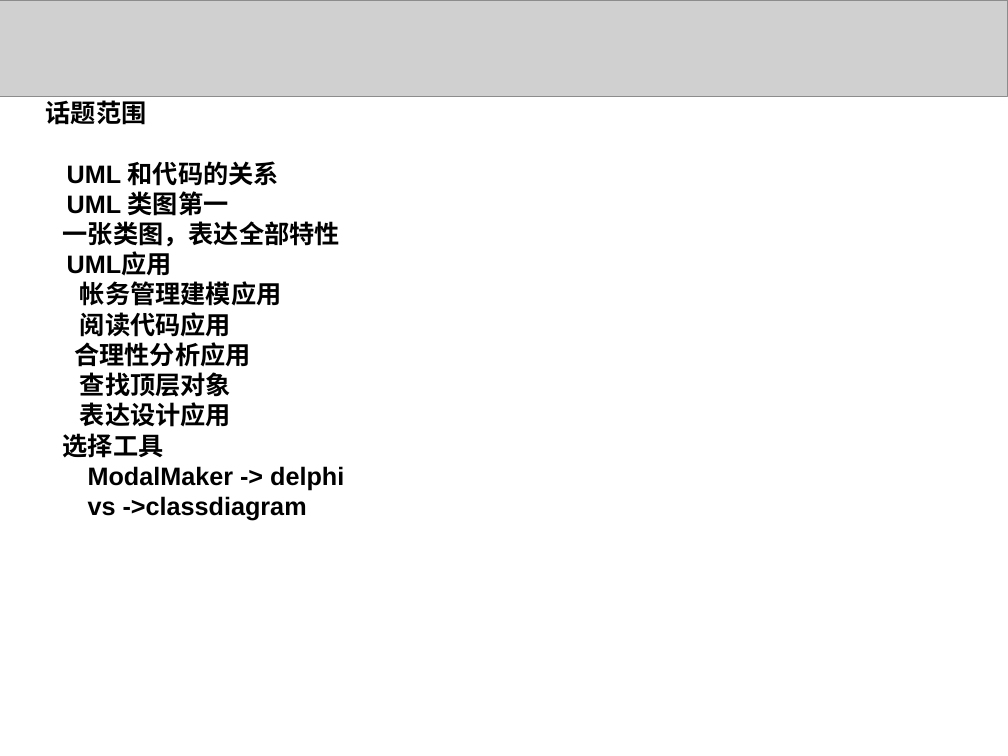
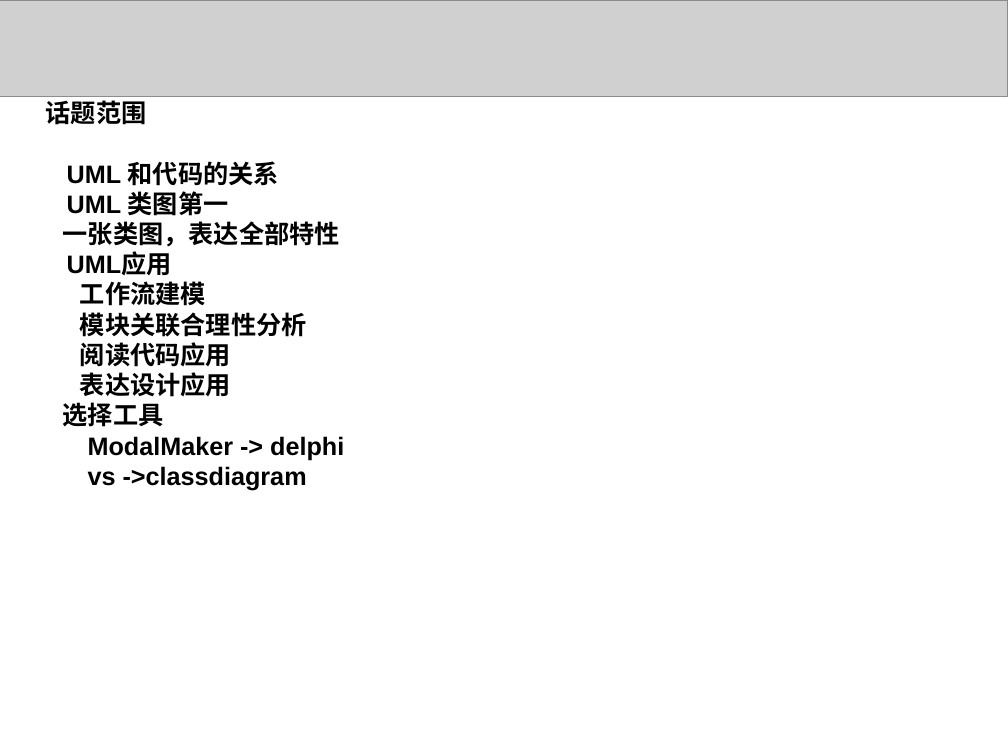
Before and after one commit to 1000copy/delpy, a slide deck: slide 2 of docs/1021project/UML理论和实践.ppt. Drawn at 1008x756 pixels with LibreOffice and Linux fonts; fonts in the diff are those of the drawing; grey boxes stand for pictures; background and template pictures are left out. Boxes give left, top, right and bottom in pixels: in the first picture for what was removed or moved away, otherwise in the second. Text is boxed around its words. In the diff, an @@ line names an element or a change of style, - is before the commit and + after.

```diff
--- a/docs/1021project/UML理论和实践.ppt
+++ b/docs/1021project/UML理论和实践.ppt
@@ text at bbox=[80, 281, 307, 337]: text changed @@
-帐务管理建模应用
+工作流建模
+模块关联合理性分析
@@ text at bbox=[74, 342, 250, 397]: paragraphs removed @@
-合理性分析应用
-查找顶层对象
```
Also in this commit, not shown: 5 other slides changed, 11 slides added, 1 slide removed.
